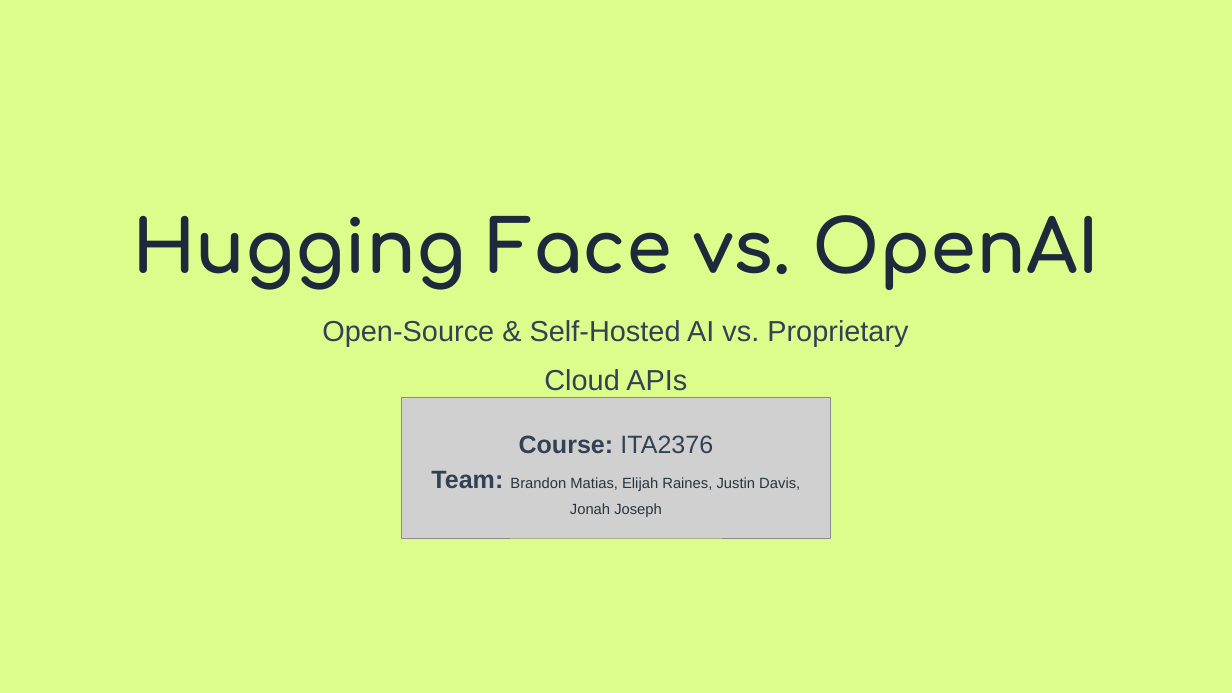
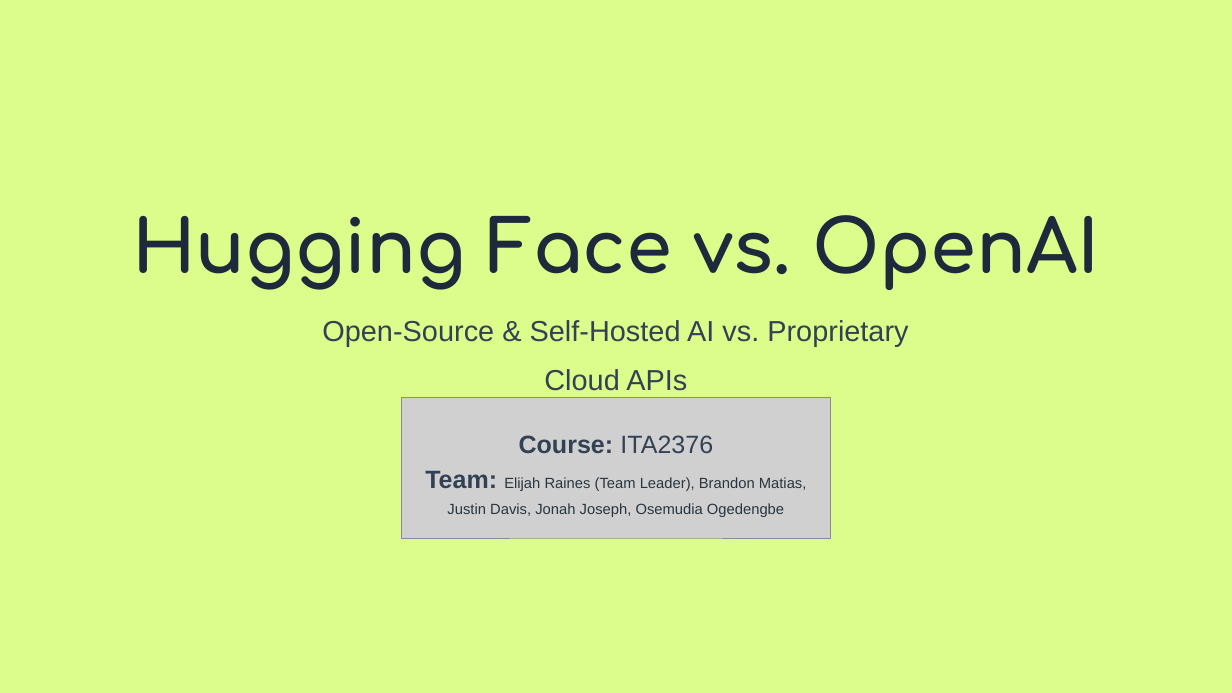
Before and after one commit to Eraines12/DataProxy, a slide deck: slide 1 of A02-HuggingFace-vs-OpenAI/presentation/A02a_DataProxy_ElijahRaines_ITA2376.pptx. Drawn at 1232x693 pixels with LibreOffice and Linux fonts; fonts in the diff are those of the drawing; grey boxes stand for pictures. Boxes give left, top, right and bottom in pixels: in the first picture for what was removed or moved away, otherwise in the second. Text is boxed around its words. In the diff, an @@ line names an element or a change of style, - is before the commit and + after.

```diff
--- a/A02-HuggingFace-vs-OpenAI/presentation/A02a_DataProxy_ElijahRaines_ITA2376.pptx
+++ b/A02-HuggingFace-vs-OpenAI/presentation/A02a_DataProxy_ElijahRaines_ITA2376.pptx
@@ text at (425, 471, 807, 517): text changed @@
-Team: Brandon Matias, Elijah Raines, Justin Davis, Jonah Joseph
+Team: Elijah Raines (Team Leader), Brandon Matias, Justin Davis, Jonah Joseph, Osemudia Ogedengbe
```
Also in this commit, not shown: 1 other file.
